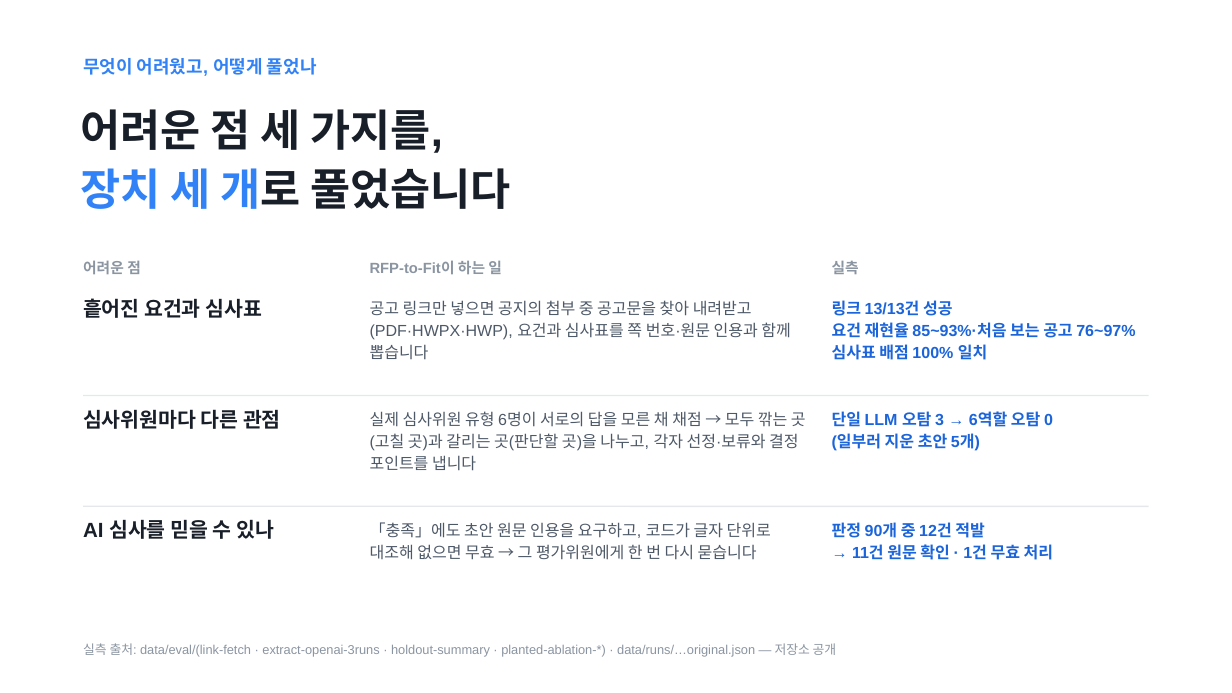
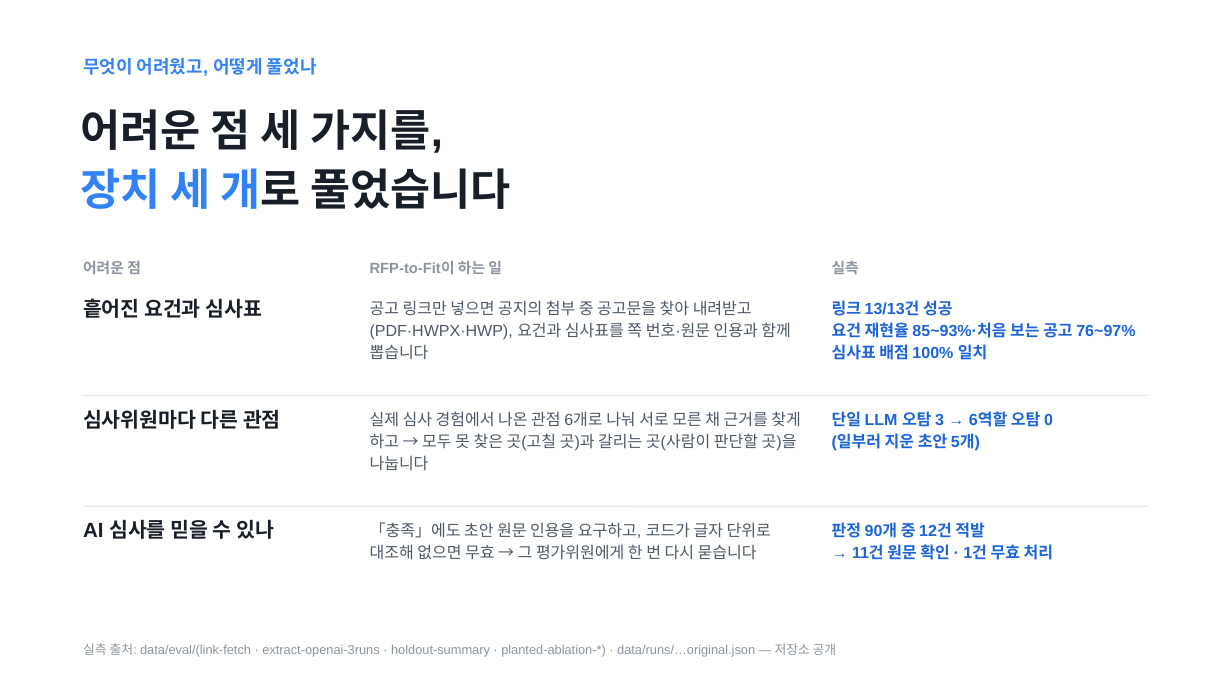
Before and after one commit to Ryugi62/rfp-to-fit, a slide deck: slide 3 of deliver/deck/RFP-to-Fit_루미아.pptx. Drawn at 1232x693 pixels with LibreOffice and Linux fonts; fonts in the diff are those of the drawing. Boxes give left, top, right and bottom in pixels: in the first picture for what was removed or moved away, otherwise in the second. Text is boxed around its words. In the diff, an @@ line names an element or a change of style, - is before the commit and + after.

```diff
--- a/deliver/deck/RFP-to-Fit_루미아.pptx
+++ b/deliver/deck/RFP-to-Fit_루미아.pptx
@@ text at (x1=370, y1=411, x2=800, y2=471): text changed @@
-실제 심사위원 유형 6명이 서로의 답을 모른 채 채점 → 모두 깎는 곳(고칠 곳)과 갈리는 곳(판단할 곳)을 나누고, 각자 선정·보류와 결정 포인트를 냅니다
+실제 심사 경험에서 나온 관점 6개로 나눠 서로 모른 채 근거를 찾게 하고 → 모두 못 찾은 곳(고칠 곳)과 갈리는 곳(사람이 판단할 곳)을 나눕니다
```
Also in this commit, not shown: 8 other slides changed, 1 slide added, 15 other files.
